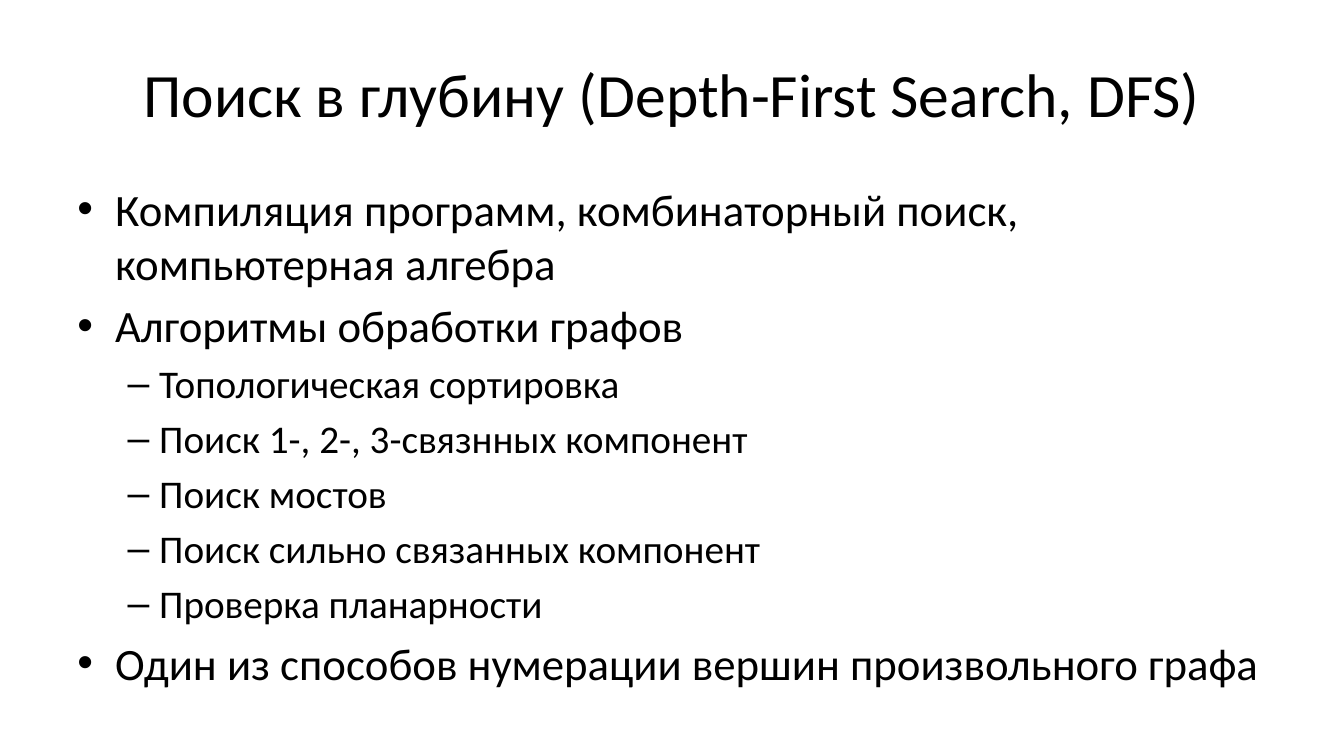
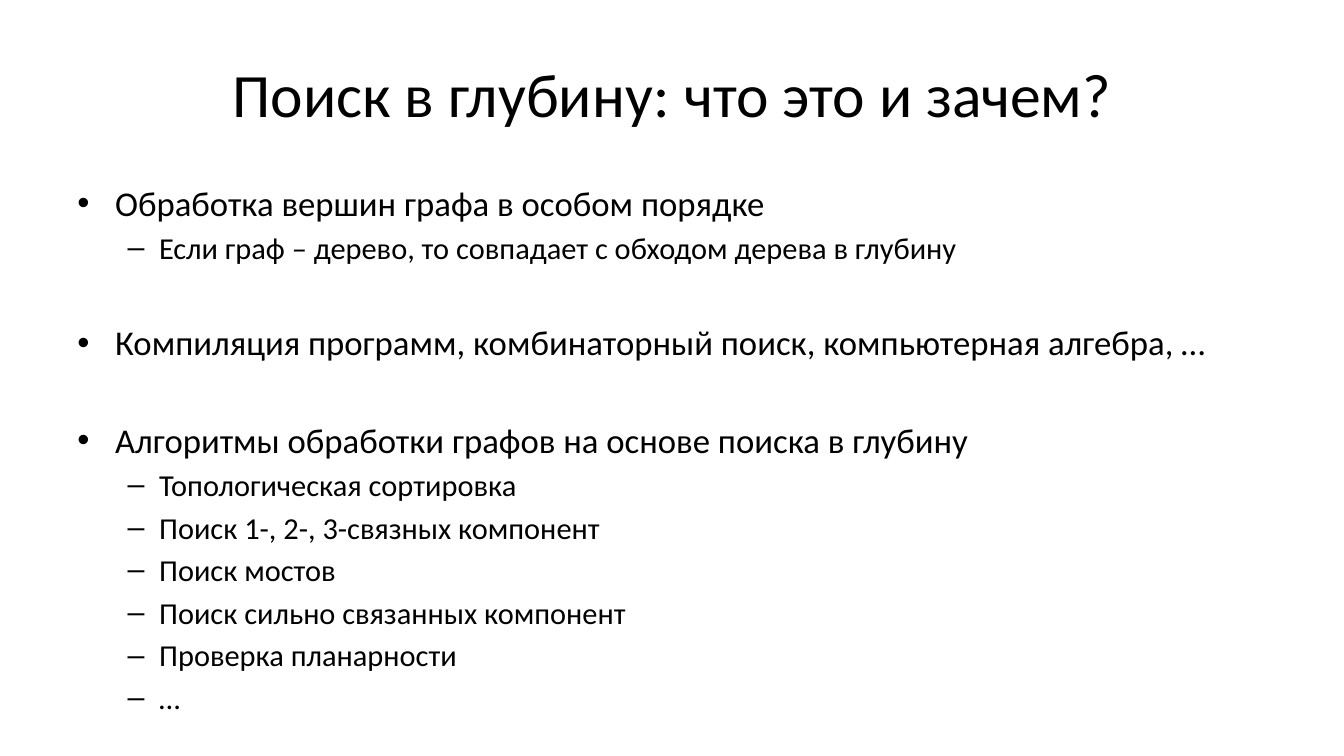
Before and after one commit to Evgueni-Petrov-aka-espetrov/Algorithms-and-Programming-in-C-pptx, a slide deck: slide 3 of 16 Обходы и каркасы графа.pptx. Drawn at 1344x756 pixels with LibreOffice and Linux fonts; fonts in the diff are those of the drawing. Boxes give left, top, right and bottom in pixels: in the first picture for what was removed or moved away, otherwise in the second. Text is boxed around its words. In the diff, an @@ line names an element or a change of style, - is before the commit and + after.

```diff
--- a/16 Обходы и каркасы графа.pptx
+++ b/16 Обходы и каркасы графа.pptx
@@ title at (232, 75, 1111, 127): text changed @@
-Поиск в глубину (Depth-First Search, DFS)
+Поиск в глубину: что это и зачем?
@@ text at (115, 192, 1173, 459): text changed; size 32 to 24.8 pt @@
-• Компиляция программ, комбинаторный поиск, компьютерная алгебра
-• Алгоритмы обработки графов
+• Обработка вершин графа в особом порядке
+  – Если граф – дерево, то совпадает с обходом дерева в глубину
+• Компиляция программ, комбинаторный поиск, компьютерная алгебра, …
+• Алгоритмы обработки графов на основе поиска в глубину
@@ text at (159, 476, 625, 671): size 28 to 21.7 pt in "Топологическая сортировка", "Поиск мостов", "Поиск сильно связанных компонент", "Проверка планарности"; less space between paragraphs @@
@@ text at (159, 519, 599, 543): text changed; size 28 to 21.7 pt @@
-  – Поиск 1-, 2-, 3-связнных компонент
+  – Поиск 1-, 2-, 3-связных компонент
@@ text at (115, 649, 1258, 688): text changed; size 32 to 21.7 pt @@
-• Один из способов нумерации вершин произвольного графа
+  – …
```
Also in this commit, not shown: 17 other slides changed, 12 slides added, 33 slides removed.
